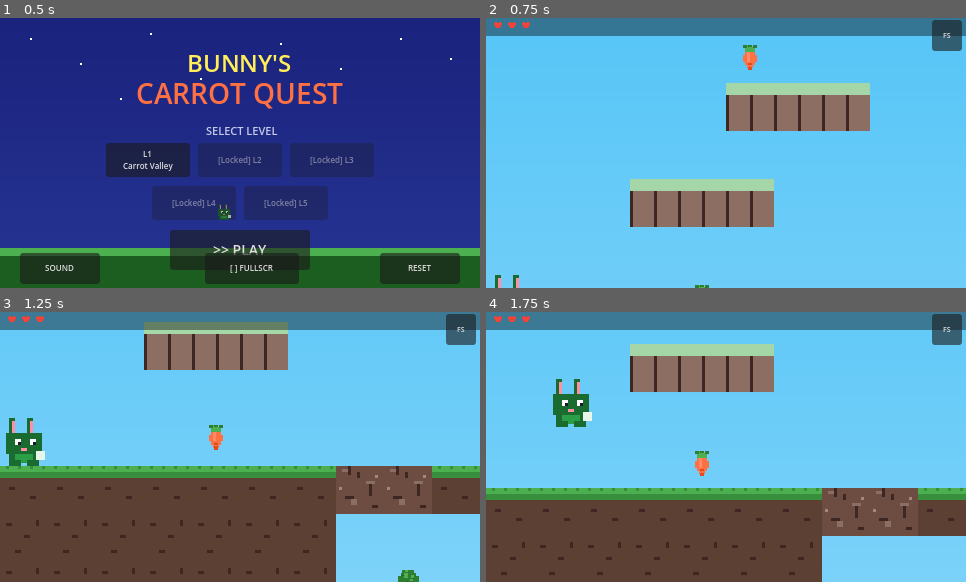
Above: before the commit, frames 1-4 (two rows, left to right).
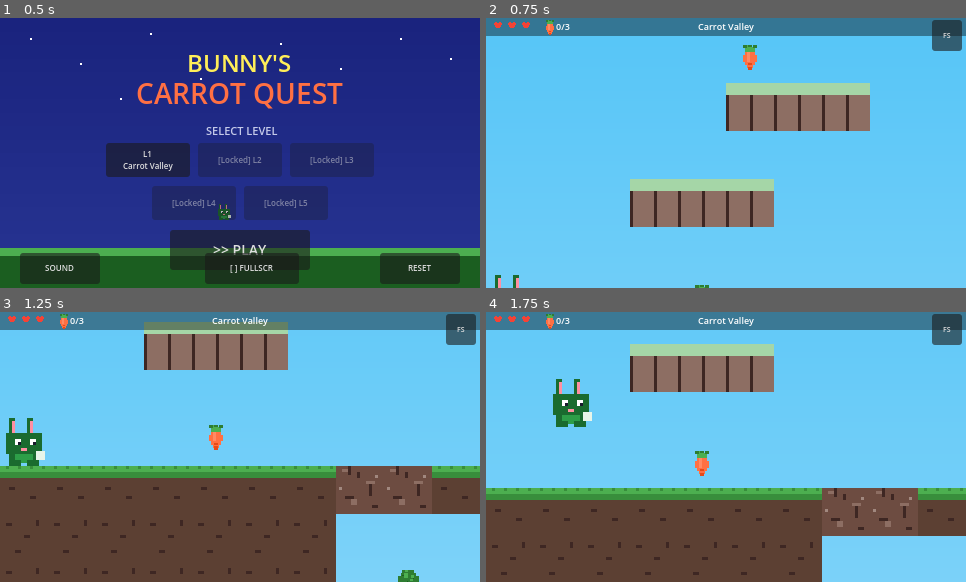
Above: after the commit, the same moments.

Repository: scott-murray/Hem
Game: Godot game, scene res://scenes/boot.tscn
Same seed, same stepped clock (60 frames per second), same inputs: the game is played once before the commit and once after it.
Inputs (mouse positions are in pixels of both pictures, inside the frame that each line leads up to):
- Up to frame 1 (0.5 s): no input
- Up to frame 2 (0.75 s): click "L1 Carrot Valley" at 0.5 s
- Up to frame 3 (1.25 s): no input
- Up to frame 4 (1.75 s): move the mouse to (726, 447) at 1.27 s; hold Right (move_right) from 1.28 s (still down); tap Down (dig) at 1.35 s; click (726, 447) at 1.42 s; tap Space (jump) at 1.52 s

Frame 1 is identical in both runs. In frame 2, 0.3% of the frame differs, in the area x 12-56%, y 0-7%; in frame 3, 0.3%; in frame 4, 0.3%.
Error in both runs: Trying to assign value of type 'CanvasLayer' to a variable of type 'Control'. (res://scripts/game_controller.gd:28)

Commit message:
fix: HUD wiring, enemy sprites + patrol + contact damage
- _setup_hud() sets level name, carrot counter (0/n), broccoli
- set_carrot_count/set_broccoli_count added to game_ui.gd
- Enemies spawn with visible fox/beetle sprites (2.5x scale)
- Enemy patrol: back-and-forth within 4-tile range, sprite flip
- Contact damage: distance check vs player triggers hurt()
- small_carrots array tracks collectibles for HUD total

Co-Authored-By: Claude <noreply@anthropic.com>

Diff:
--- a/godot/scripts/game_controller.gd
+++ b/godot/scripts/game_controller.gd
@@ -91,6 +91,7 @@
 	_build_ground()
 	_spawn_entities()
 	_setup_camera()
+	_setup_hud()
 
 
 func _config_for(n: int) -> Dictionary:
@@ -200,6 +201,8 @@
 			.set_trans(Tween.TRANS_SINE).set_ease(Tween.EASE_IN_OUT)
 	area.body_entered.connect(_on_collectible_entered.bind(callback, area))
 	entity_parent.add_child(area)
+	if texture_key == "carrot":
+		small_carrots.append(area)
 
 
 func _on_collectible_entered(body: Node2D, callback: String, self_area: Area2D) -> void:
@@ -224,14 +227,61 @@
 func _spawn_enemy(spec: Dictionary, enemy_type: String) -> void:
 	var enemy := CharacterBody2D.new()
 	enemy.position = Vector2(spec.x, spec.y)
+	enemy.z_index = 20
 	enemy.set_meta("type", enemy_type)
 	enemy.set_meta("dir", -1)
 	enemy.set_meta("speed", ENEMY_SPEED)
 	enemy.set_meta("start_x", spec.x)
 	enemy.set_meta("patrol_range", TILE_SIZE * 4)
-	# TODO: add Sprite2D child, collision shape, patrol script
+
+	# Collision body (hurts bunny on overlap)
+	var shape := CollisionShape2D.new()
+	shape.shape = RectangleShape2D.new()
+	shape.shape.size = Vector2(TILE_SIZE * 0.7, TILE_SIZE * 0.7)
+	enemy.add_child(shape)
+
+	# Visible sprite
+	var tex_key := "enemy_fox" if enemy_type == "fox" else "enemy_beetle"
+	var tex: Texture2D = SpriteGenerator.get_texture(tex_key)
+	if tex:
+		var sprite := Sprite2D.new()
+		sprite.texture = tex
+		sprite.scale = Vector2(2.5, 2.5)
+		sprite.centered = true
+		sprite.name = "Sprite"
+		enemy.add_child(sprite)
+
 	entity_parent.add_child(enemy)
 	enemies.append(enemy)
+
+
+## Enemy patrol — move side to side within range, flip at edges.
+func _process_enemies(delta: float) -> void:
+	for enemy in enemies:
+		if not is_instance_valid(enemy):
+			continue
+		var dir: int = enemy.get_meta("dir")
+		var speed: float = enemy.get_meta("speed")
+		var start_x: float = enemy.get_meta("start_x")
+		var patrol_range: float = enemy.get_meta("patrol_range")
+
+		enemy.position.x += dir * speed * delta
+
+		# Flip at patrol bounds
+		var dist: float = absf(enemy.position.x - start_x)
+		if dist > patrol_range:
+			enemy.set_meta("dir", -dir)
+			enemy.position.x = clampf(enemy.position.x, start_x - patrol_range, start_x + patrol_range)
+
+		# Flip sprite
+		if enemy.has_node("Sprite"):
+			enemy.get_node("Sprite2D" if enemy.has_node("Sprite2D") else "Sprite").flip_h = dir > 0
+
+		# Contact damage — distance check vs player
+		if player and player.is_invuln == false:
+			var d: Vector2 = enemy.position - player.position
+			if d.length() < TILE_SIZE * 0.6:
+				player.hurt(-1.0 if player.facing_right else 1.0)
 
 
 func _spawn_puzzle_zone(spec: Dictionary) -> void:
@@ -371,6 +421,16 @@
 	entity_parent.add_child(area)
 
 
+func _setup_hud() -> void:
+	var ui_node: CanvasLayer = $UI
+	if not ui_node:
+		return
+	ui_node.set_level_name(str(level_config.name))
+	ui_node.set_carrot_count(0, small_carrots.size())
+	ui_node.set_broccoli_count(0)
+	print("[GameController] HUD: ", level_config.name, " carrots=", small_carrots.size())
+
+
 func _setup_camera() -> void:
 	var map_width:  float = parsed.pixel_width
 	var map_height: float = parsed.pixel_height
@@ -404,10 +464,11 @@
 	AudioManager.play_sfx("dig")
 
 
-func _process(_delta: float) -> void:
+func _process(delta: float) -> void:
 	# Camera follows the player every frame
 	if camera and player:
 		camera.position = player.position
+	_process_enemies(delta)
 	if Input.is_action_just_pressed("dig"):
 		_on_try_dig()
 	if Input.is_action_just_pressed("fullscreen"):
--- a/godot/scripts/game_ui.gd
+++ b/godot/scripts/game_ui.gd
@@ -121,6 +121,28 @@
 	_level_label.text = name
 
 
+func set_carrot_count(got: int, total: int) -> void:
+	if total == 0:
+		_carrot_icon.visible = false
+		_carrot_label.visible = false
+		return
+	_carrot_icon.visible = true
+	_carrot_label.visible = true
+	_carrot_label.text = "%d/%d" % [got, total]
+	if got >= total:
+		_carrot_label.add_theme_color_override("font_color", Color("ffd54f"))
+
+
+func set_broccoli_count(got: int) -> void:
+	if got == 0:
+		_broccoli_icon.visible = false
+		_broccoli_label.visible = false
+		return
+	_broccoli_icon.visible = true
+	_broccoli_label.visible = true
+	_broccoli_label.text = str(got)
+
+
 func _on_carrot(got: int, total: int) -> void:
 	if total == 0:
 		_carrot_icon.visible = false
Not shown, changed: docs/godot/index.html
Not shown, changed: docs/godot/index.pck
Not shown, changed: docs/godot/index.service.worker.js
